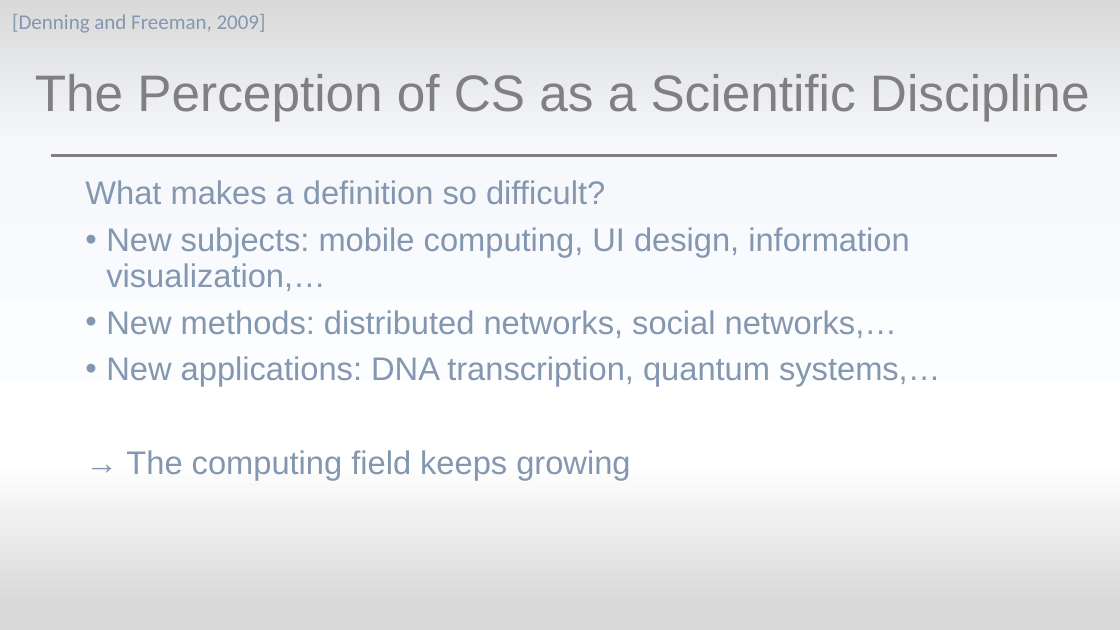
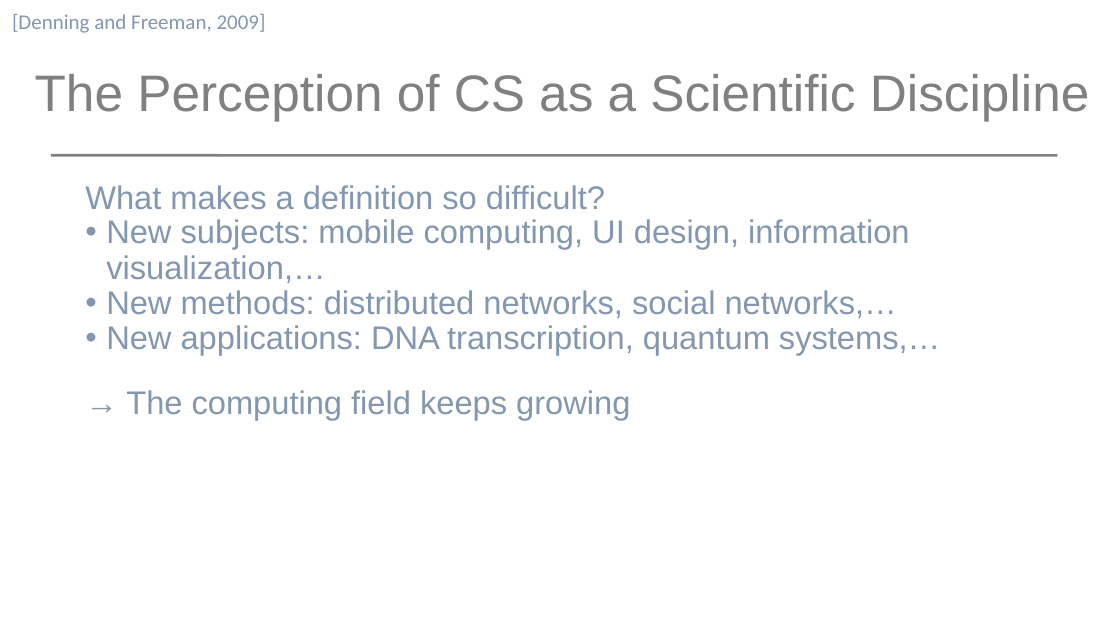
Before and after one commit to mieztatz/spwal, a slide deck: slide 4 of Assignment4.pptx. Drawn at 1120x630 pixels with LibreOffice and Linux fonts; fonts in the diff are those of the drawing. Boxes give left, top, right and bottom in pixels: in the first picture for what was removed or moved away, otherwise in the second. Text is boxed around its words. In the diff, an @@ line names an element or a change of style, - is before the commit and + after.

```diff
--- a/Assignment4.pptx
+++ b/Assignment4.pptx
@@ background gradient #D9D9D9 to #F6F8FC to #FFFFFF to #FFFFFF @@
@@ text "What makes a definition so ..." at bbox=[85, 185, 940, 420]: line spacing 0.9 to 1; less space between paragraphs @@
```
Also in this commit, not shown: 8 other slides changed, 1 slide added.
